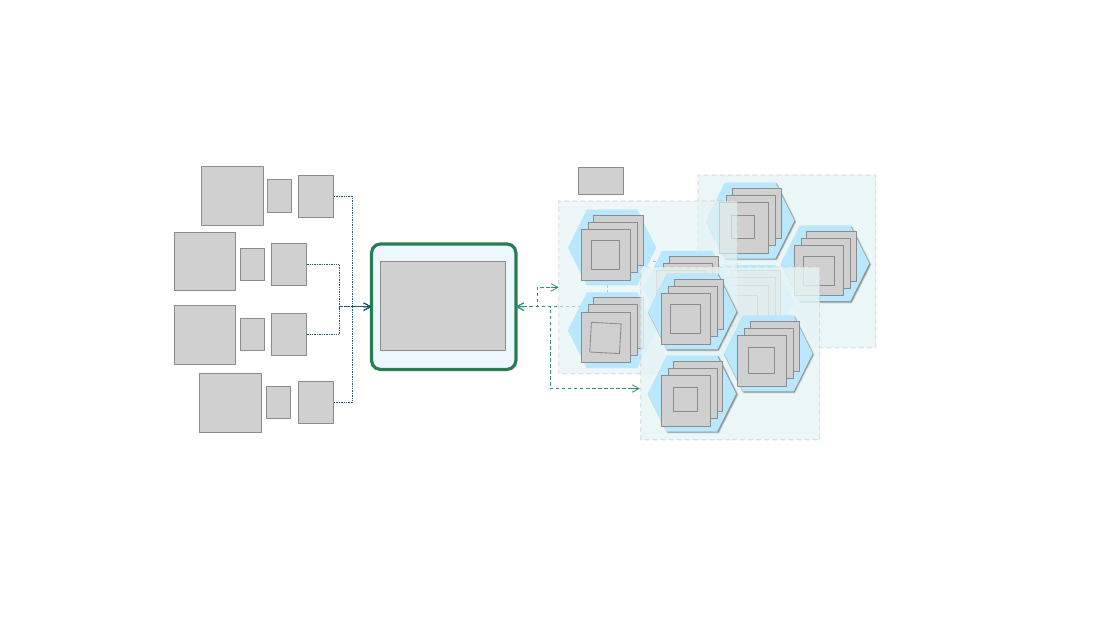
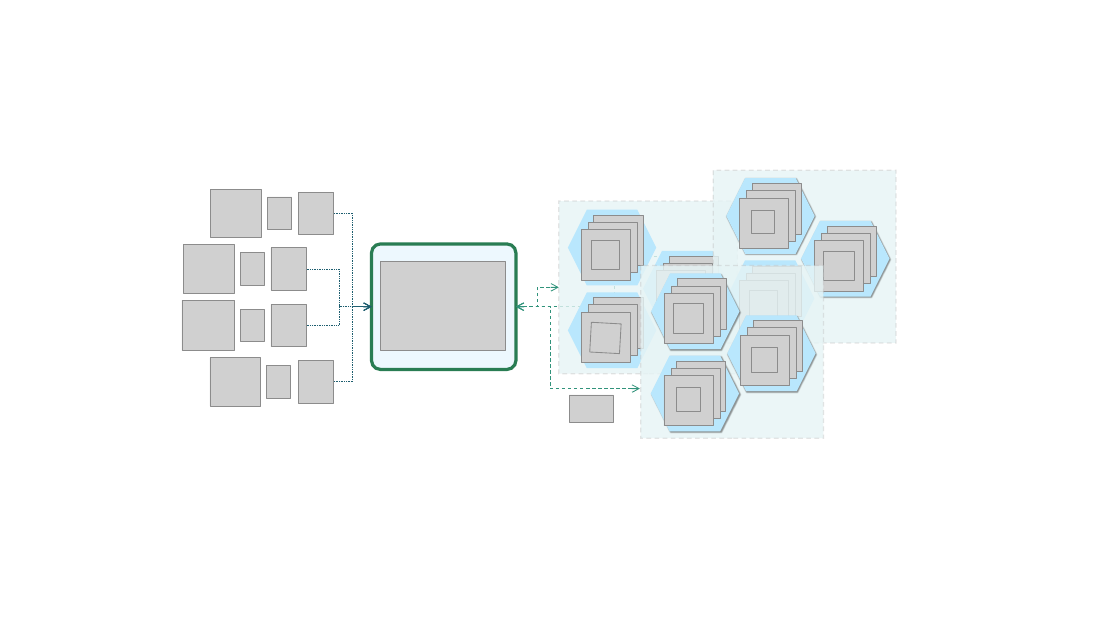
Before and after one commit to pritidesai/openwhisk-website, a slide deck: slide 1 of images/elements/OW-Abstract Diagram.pptx. Drawn at 1120x630 pixels with LibreOffice and Linux fonts; fonts in the diff are those of the drawing; grey boxes stand for pictures. Boxes give left, top, right and bottom in pixels: in the first picture for what was removed or moved away, otherwise in the second. Text is boxed around its words. In the diff, an @@ line names an element or a change of style, - is before the commit and + after.

Commit message:
Update corrupted PPTX to working one

```diff
--- a/images/elements/OW-Abstract Diagram.pptx
+++ b/images/elements/OW-Abstract Diagram.pptx
@@ picture removed at <box>268,179,292,212</box> @@
@@ rectangle: place and size @@
-rectangle at <box>698,175,876,348</box>
+rectangle at <box>713,171,897,344</box>
@@ picture: place and size @@
-picture at <box>202,167,263,226</box>
+picture at <box>211,189,261,237</box>
@@ picture at <box>268,197,292,230</box>: rotation 0 to 90 degrees @@
@@ picture: place and size @@
-picture at <box>298,175,334,217</box>
+picture at <box>298,192,334,234</box>
@@ rectangle at <box>559,201,738,374</box>: fill #E6F4F5 at 65% opacity to #E6F4F5 at 80% opacity @@
@@ elbow arrow moved from (334, 197) - (371, 307) to (334, 213) - (371, 307) @@
@@ picture added at <box>822,234,870,284</box> @@
@@ picture added at <box>828,226,876,276</box> @@
@@ picture: place and size @@
-picture at <box>174,232,235,291</box>
+picture at <box>184,245,234,293</box>
@@ picture: place and size @@
-picture at <box>241,248,264,281</box>
+picture at <box>241,252,264,285</box>
@@ picture: place and size @@
-picture at <box>271,244,308,286</box>
+picture at <box>271,248,308,290</box>
@@ elbow arrow moved from (307, 265) - (371, 307) to (307, 269) - (371, 307) @@
@@ elbow double arrow moved from (516, 307) - (698, 261) to (516, 307) - (713, 257) @@
@@ rectangle: place and size @@
-rectangle at <box>641,267,820,440</box>
+rectangle at <box>641,266,824,439</box>
@@ 9 pictures, 3 hexagons, 1 freeform shape: place and size @@
-9 pictures, 3 hexagons, 1 freeform shape at <box>706,183,870,341</box>
+9 pictures, 3 hexagons, 1 freeform shape at <box>726,178,890,336</box>
@@ picture added at <box>824,251,855,280</box> @@
@@ 3 pictures, 1 hexagon: place and size @@
-3 pictures, 1 hexagon at <box>661,294,812,392</box>
+3 pictures, 1 hexagon at <box>665,293,816,392</box>
@@ picture: place and size @@
-picture at <box>175,305,236,364</box>
+picture at <box>182,300,235,350</box>
@@ picture: place and size @@
-picture at <box>241,318,264,351</box>
+picture at <box>241,309,264,342</box>
@@ picture: place and size @@
-picture at <box>271,313,308,355</box>
+picture at <box>271,304,308,346</box>
@@ elbow arrow moved from (307, 334) - (371, 307) to (307, 325) - (371, 307) @@
@@ elbow arrow moved from (334, 402) - (371, 307) to (334, 382) - (371, 307) @@
@@ picture: place and size @@
-picture at <box>200,374,261,433</box>
+picture at <box>210,358,260,406</box>
@@ picture at <box>267,365,290,398</box>: rotation 0 to 90 degrees @@
@@ picture removed at <box>267,386,290,419</box> @@
@@ picture: place and size @@
-picture at <box>803,256,834,285</box>
+picture at <box>298,360,334,402</box>
@@ picture removed at <box>298,381,334,423</box> @@
@@ picture: place and size @@
-picture at <box>579,167,623,194</box>
+picture at <box>569,395,613,422</box>
```
